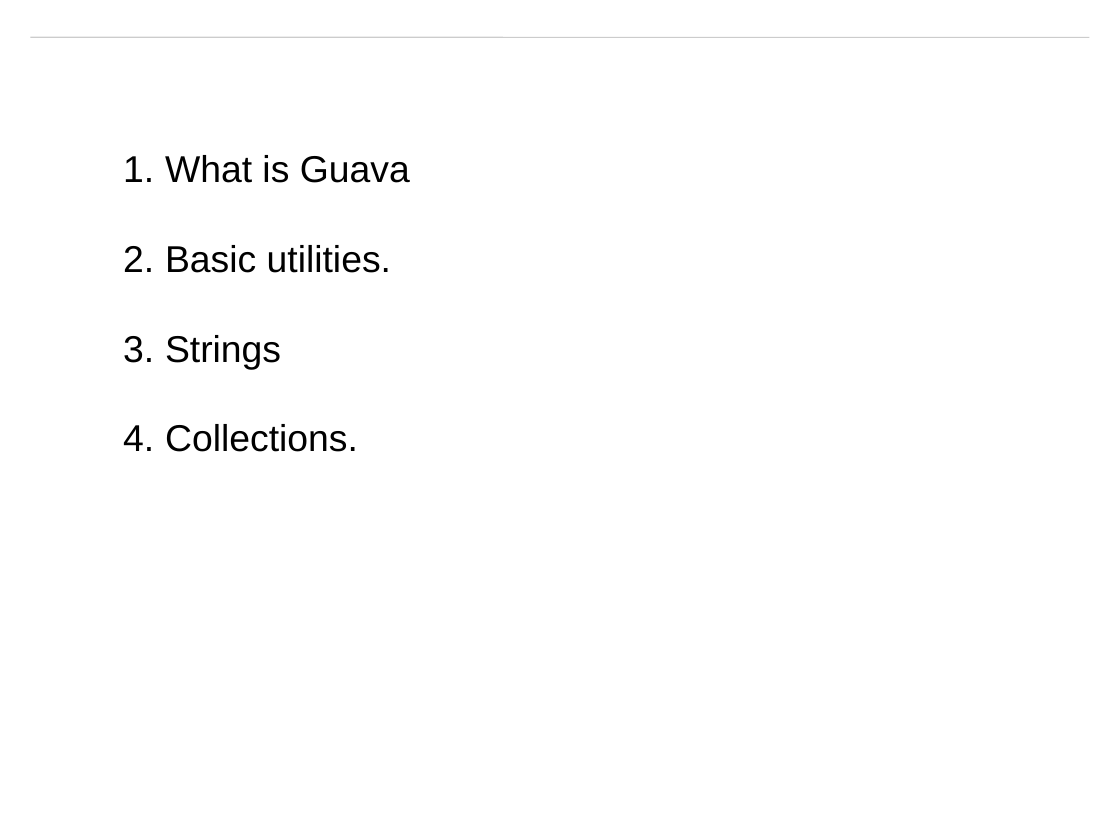
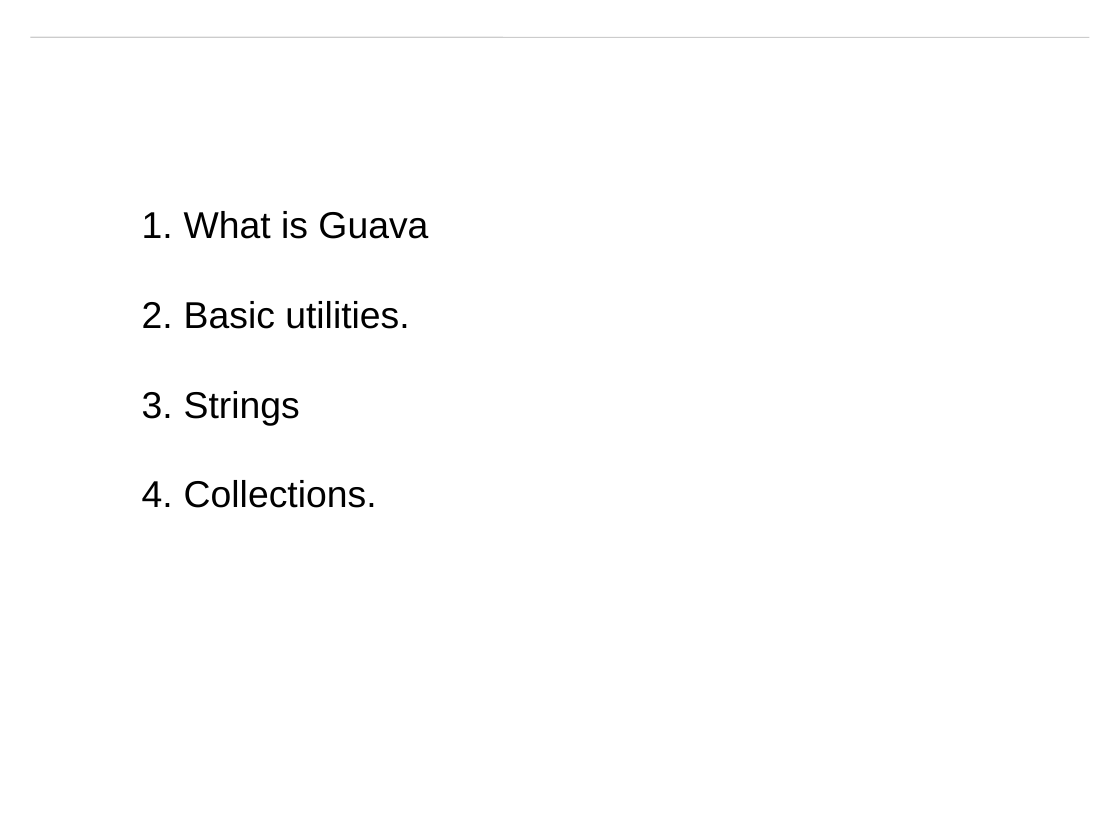
Before and after one commit to matt19870107/Guava, a slide deck: slide 2 of Guava.pptm. Drawn at 1120x840 pixels with LibreOffice and Linux fonts; fonts in the diff are those of the drawing; background and template pictures are left out. Boxes give left, top, right and bottom in pixels: in the first picture for what was removed or moved away, otherwise in the second. Text is boxed around its words. In the diff, an @@ line names an element or a change of style, - is before the commit and + after.

```diff
--- a/Guava.pptm
+++ b/Guava.pptm
@@ text "What is Guava": place and size @@
-text "What is Guava" at bbox=[165, 155, 410, 452]
+text "What is Guava" at bbox=[184, 211, 428, 508]
```
Also in this commit, not shown: 1 slide added, 6 other files.
